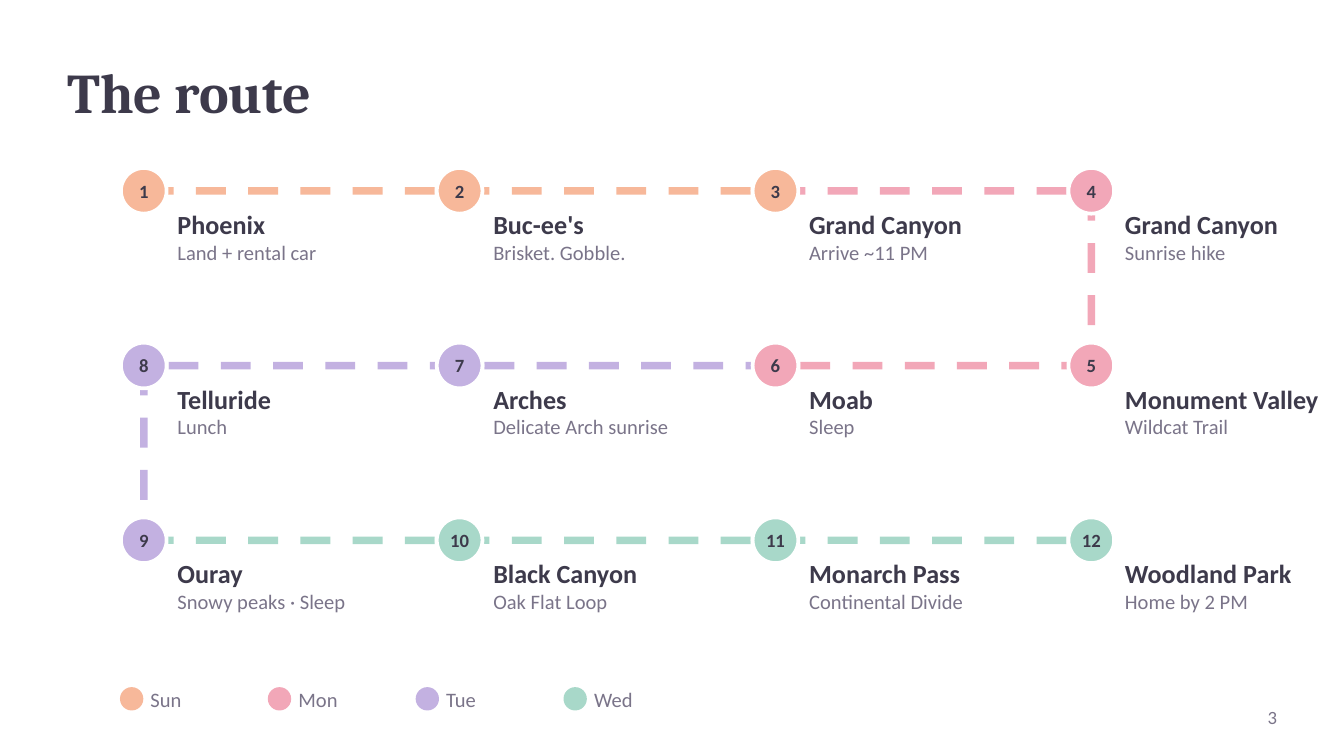
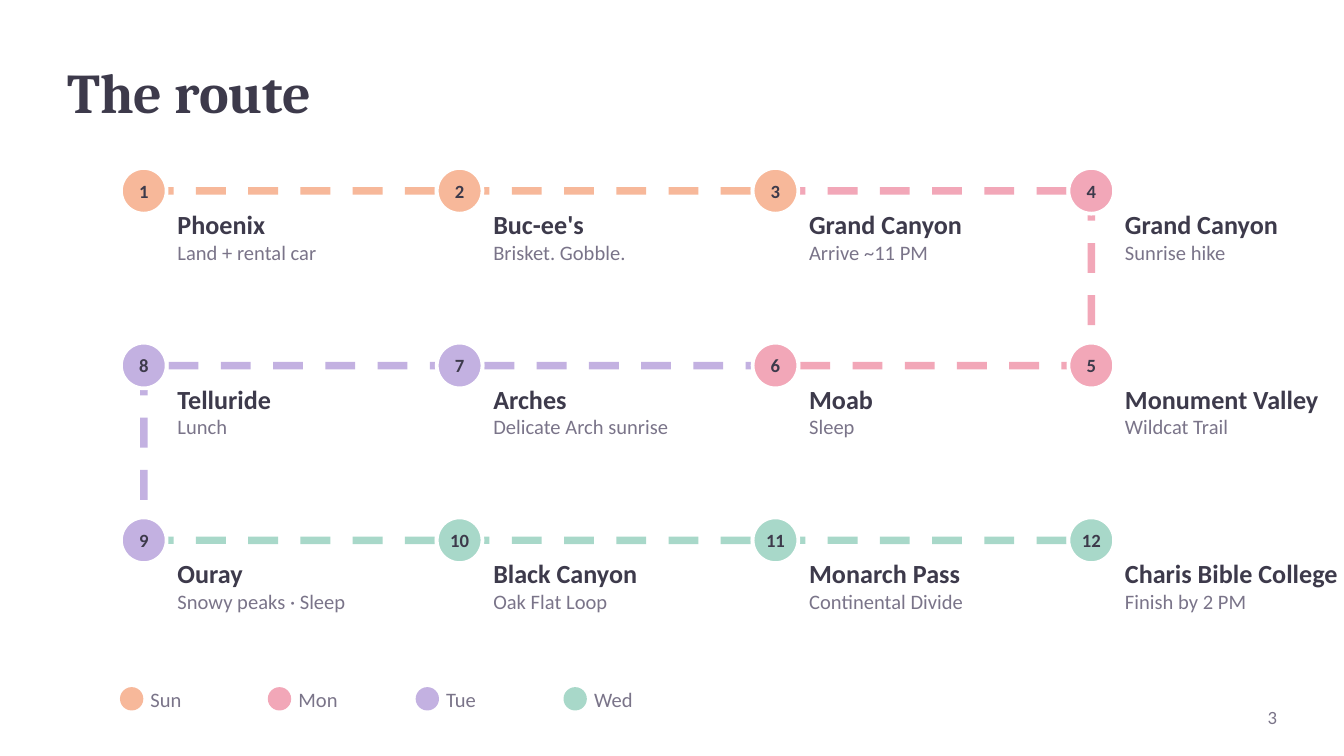
Before and after one commit to kohl-crypto/desert-to-divide, a slide deck: slide 3 of Desert-to-Divide-Tour-Guide.pptx. Drawn at 1344x756 pixels with LibreOffice and Linux fonts; fonts in the diff are those of the drawing. Boxes give left, top, right and bottom in pixels: in the first picture for what was removed or moved away, otherwise in the second. Text is boxed around its words. In the diff, an @@ line names an element or a change of style, - is before the commit and + after.

Commit message:
Finish at Charis Bible College in Woodland Park; remove airport return stop

```diff
--- a/Desert-to-Divide-Tour-Guide.pptx
+++ b/Desert-to-Divide-Tour-Guide.pptx
@@ text at [1125, 564, 1337, 613]: text changed @@
-Woodland Park
-Home by 2 PM
+Charis Bible College
+Finish by 2 PM
```
Also in this commit, not shown: 3 other slides changed, 3 other files.
